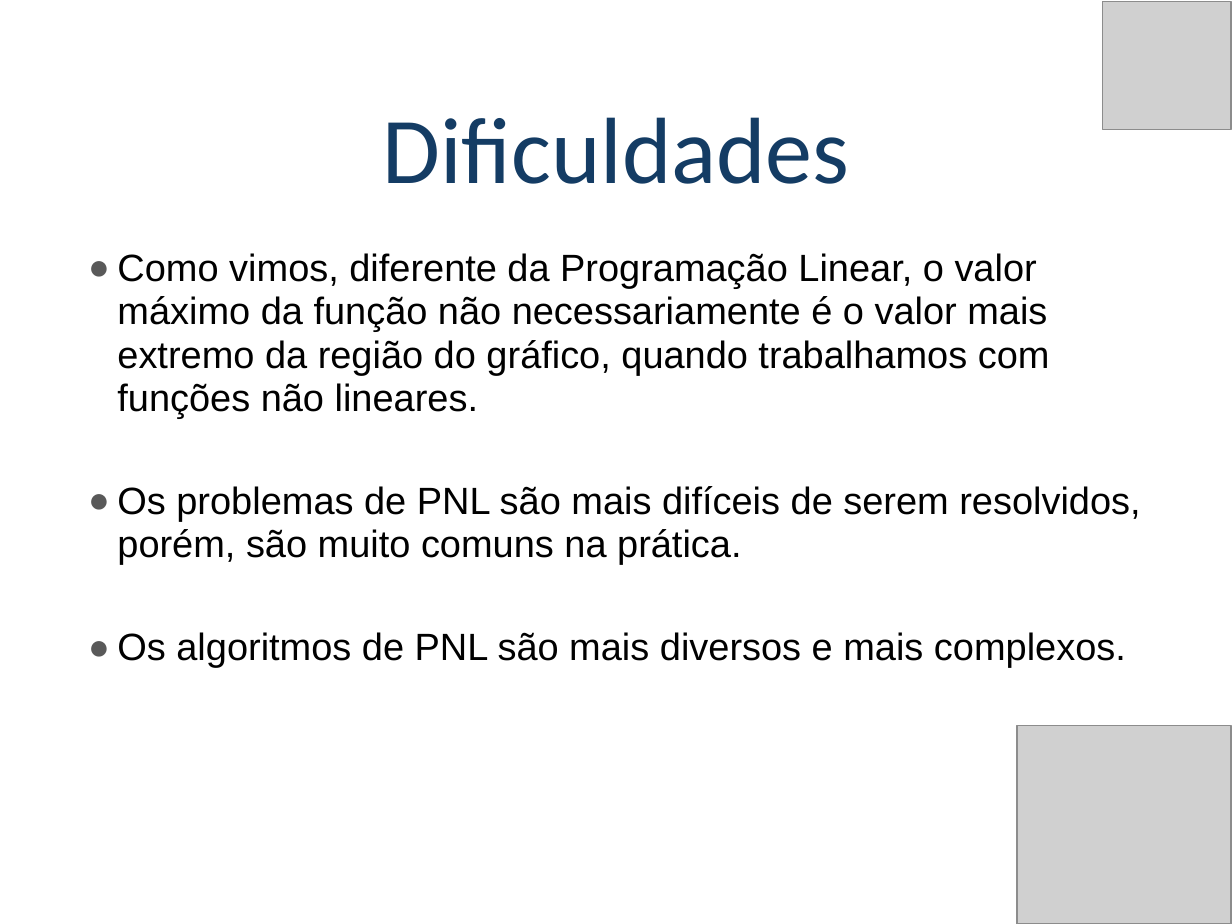
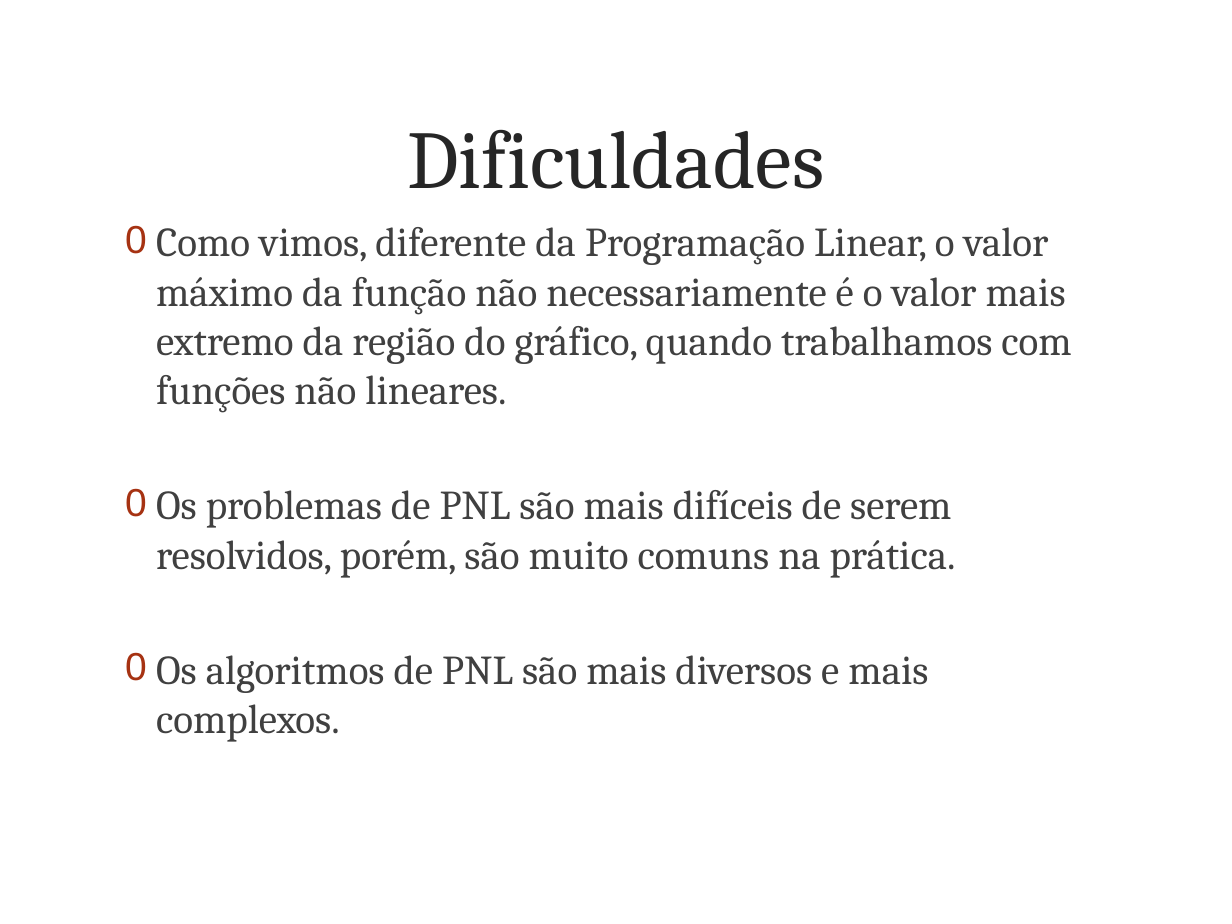
Before and after one commit to poparatodos/Pesquisa-Operacional-Para-Todos, a slide deck: slide 10 of assets/slides/po2/Programação Não Linear.pptx. Drawn at 1232x924 pixels with LibreOffice and Linux fonts; fonts in the diff are those of the drawing; grey boxes stand for pictures; background and template pictures are left out. Boxes give left, top, right and bottom in pixels: in the first picture for what was removed or moved away, otherwise in the second. Text is boxed around its words. In the diff, an @@ line names an element or a change of style, - is before the commit and + after.

```diff
--- a/assets/slides/po2/Programação Não Linear.pptx
+++ b/assets/slides/po2/Programação Não Linear.pptx
@@ picture removed at [1103,1,1231,129] @@
@@ title "Dificuldades": place and size @@
-title "Dificuldades" at [382,117,849,184]
+title "Dificuldades" at [408,129,825,189]
@@ title "Dificuldades" at [408,129,825,189]: size 55 to 48 pt, font Calibri to Cambria, text colour #143C64 to #262626; line spacing 0.9 to 1; vertical alignment bottom to middle @@
@@ text "Como vimos, diferente da Programação ...": place and size @@
-text "Como vimos, diferente da Programação ..." at [117,253,1140,667]
+text "Como vimos, diferente da Programação ..." at [156,227,1071,742]
@@ text "Como vimos, diferente da Programação ..." at [156,227,1071,742]: size 22.2 to 24 pt, font Arial to Cambria, text colour #000000 to #404040; bullet ● to 0; line spacing 0.95 to 1; more space between paragraphs; bullet colour #595959 to #A63212 @@
@@ picture removed at [1016,726,1231,924] @@
```
Also in this commit, not shown: 31 other slides changed, 11 other files.
